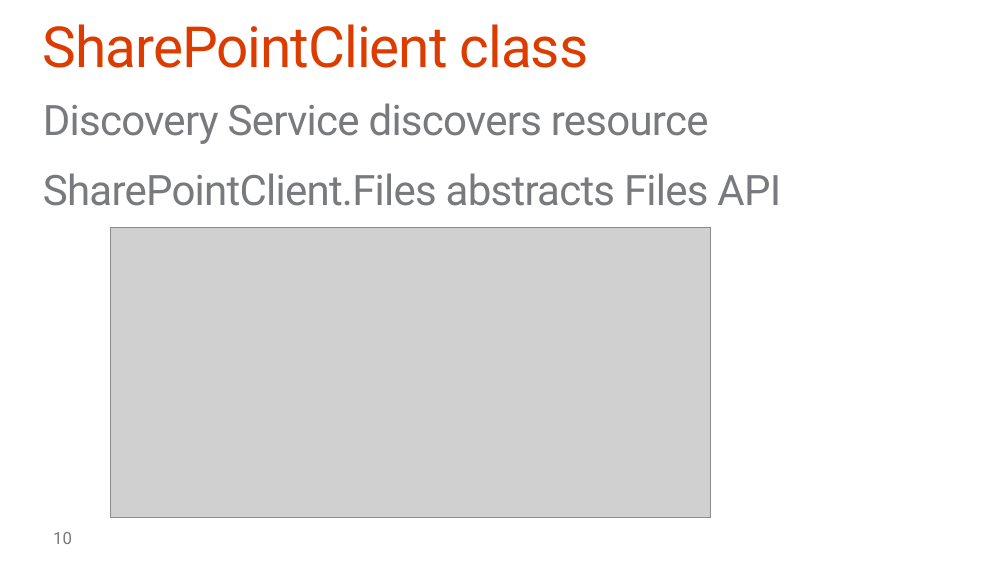
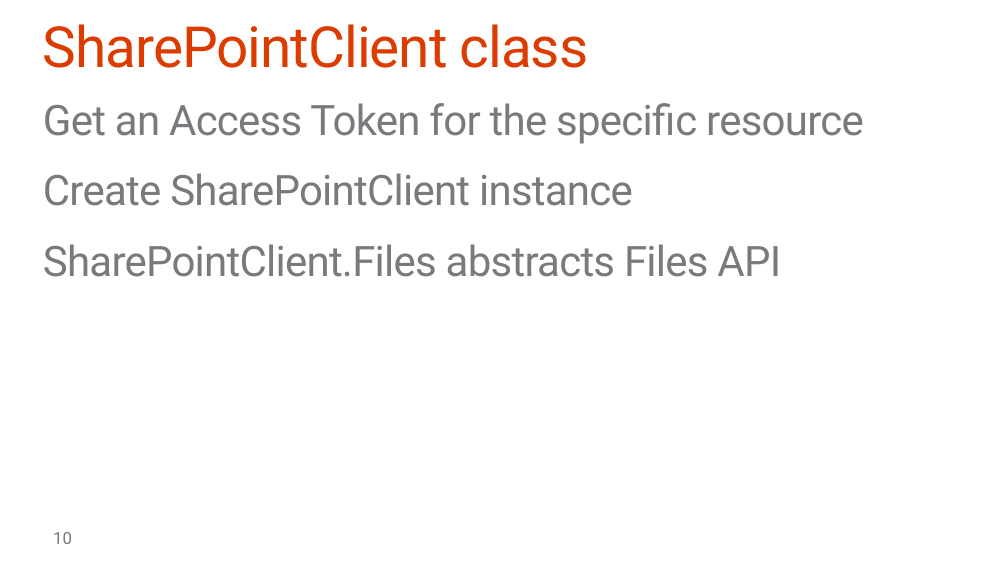
Before and after one commit to OfficeDev/TrainingContent, a slide deck: slide 10 of O3653-4 Deep Dive into Office 365 APIs for SharePoint Site services/O3653-4 Deep Dive into Office 365 APIs for SharePoint Site services.pptx. Drawn at 1008x567 pixels with LibreOffice and Linux fonts; fonts in the diff are those of the drawing; grey boxes stand for pictures; background and template pictures are left out. Boxes give left, top, right and bottom in pixels: in the first picture for what was removed or moved away, otherwise in the second. Text is boxed around its words. In the diff, an @@ line names an element or a change of style, - is before the commit and + after.

```diff
--- a/O3653-4 Deep Dive into Office 365 APIs for SharePoint Site services/O3653-4 Deep Dive into Office 365 APIs for SharePoint Site services.pptx
+++ b/O3653-4 Deep Dive into Office 365 APIs for SharePoint Site services/O3653-4 Deep Dive into Office 365 APIs for SharePoint Site services.pptx
@@ text at (x1=43, y1=103, x2=864, y2=206): text changed @@
-Discovery Service discovers resource
+Get an Access Token for the specific resource
+Create SharePointClient instance
@@ picture removed at (x1=110, y1=227, x2=711, y2=517) @@
```
Also in this commit, not shown: 2 other slides changed, 2 other files.
